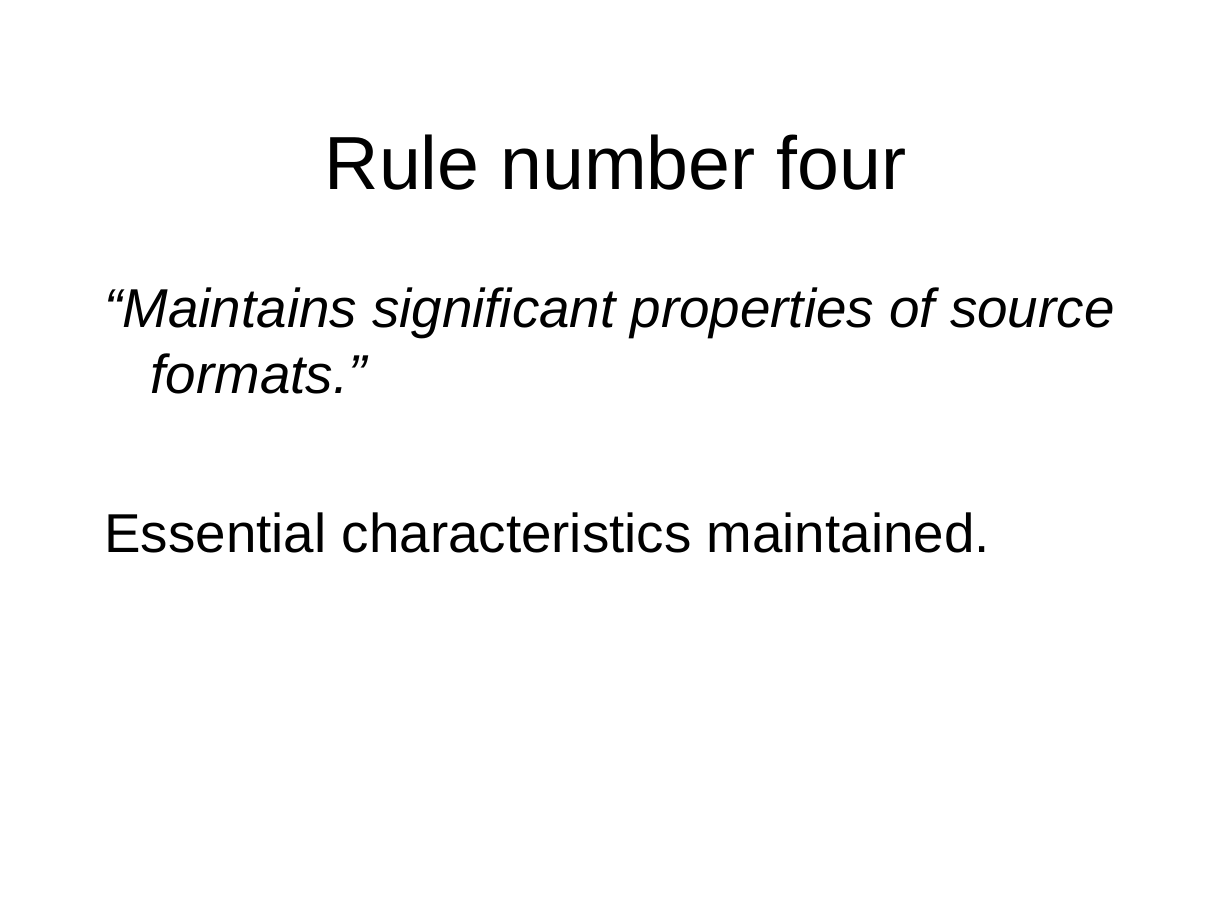
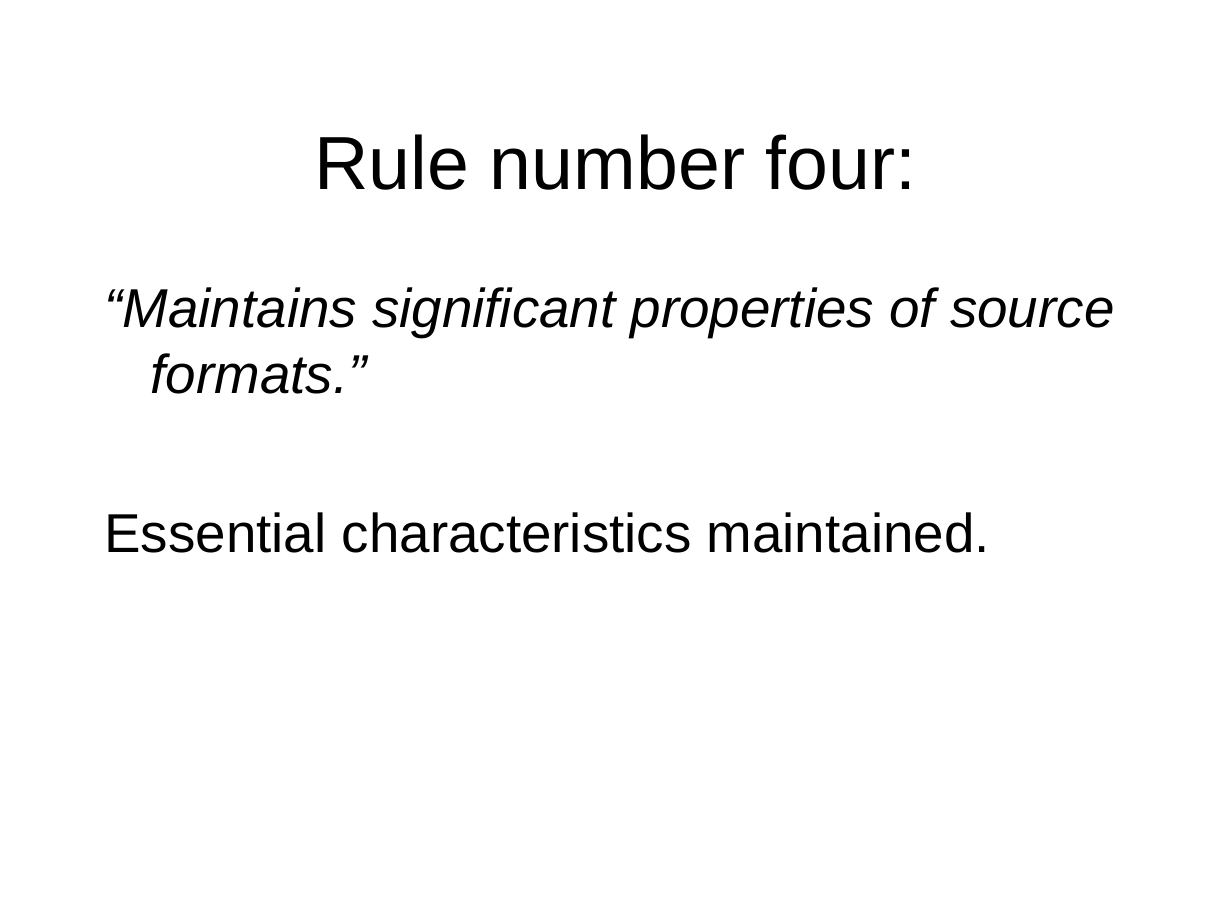
Before and after one commit to toneill/naa, a slide deck: slide 32 of doco/digital-preservation-chris-smart.odp. Drawn at 1232x924 pixels with LibreOffice and Linux fonts; fonts in the diff are those of the drawing; background and template pictures are left out. Boxes give left, top, right and bottom in pixels: in the first picture for what was removed or moved away, otherwise in the second. Text is boxed around its words. In the diff, an @@ line names an element or a change of style, - is before the commit and + after.

```diff
--- a/doco/digital-preservation-chris-smart.odp
+++ b/doco/digital-preservation-chris-smart.odp
@@ title at [314,134,916,190]: text changed @@
-Rule number four
+Rule number four:
```
Also in this commit, not shown: 8 other slides changed, 6 slides added, 1 slide removed.
